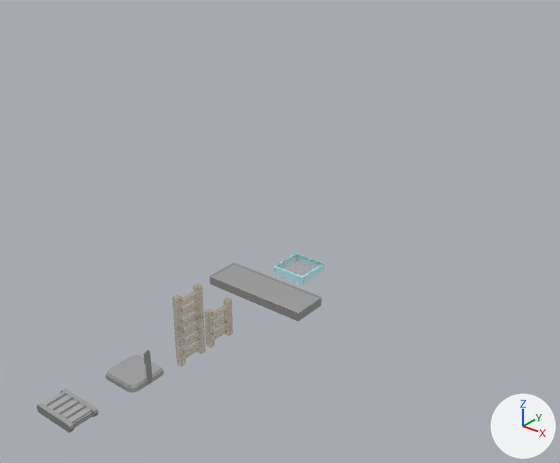
The FBX model Assets/_Visual/Models/level_1_objects.fbx: old version first, new version second.
Rendered twice from a camera (50 mm lens) standing at (22.7, -32.1, 20.8) and looking at (-3.1, 0.2, 0.8). Every picture has the same lights, and +X, +Y and +Z are marked at lower right.

Objects in the first picture: 'conveyor_short', 'farmPlot_1x1', 'farmPlot_1x3', 'storagePallet'.
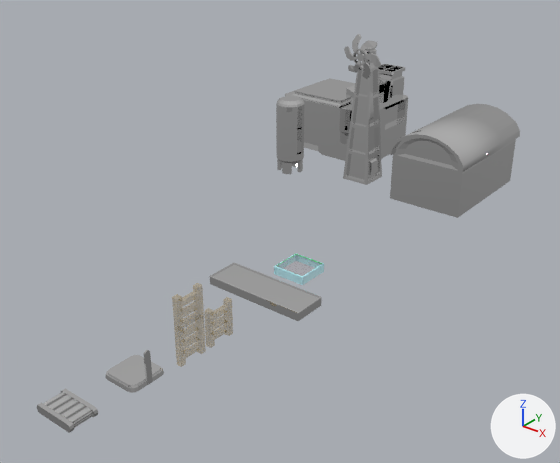
The newer file is also turned or shifted as a whole; pictures and numbers use the older file's frame.

Boxes (x1, y1, x2, y2) around the edits, measured in the pictures (560 x 463 px):
'barn', added
    after: (389, 104, 520, 218)
'processingStorage', added
    after: (285, 64, 408, 161)
'windmill_small', added
    after: (343, 48, 382, 185)
'silo', added
    after: (276, 96, 305, 174)
'windmill_wheel', added
    after: (344, 34, 381, 79)

What changed in the scene script:
```text
Add me_cylinder_001:
    me_cylinder_001.from_pydata(...)  # 144 vertices, 158 faces; spans x -1.46..1.46, y -0.11..0.3, z -1.44..1.43
    me_cylinder_001.materials.append(mat_imphenziapixpal)  # its picture is missing
Add me_cube_001:
    me_cube_001.from_pydata(...)  # 295 vertices, 242 faces; spans x -2.65..2.65, y -4.28..4.28, z 0.0..5.04
    me_cube_001.materials.append(mat_imphenziapixpal)  # its picture is missing
Add me_cube_007:
    me_cube_007.from_pydata(...)  # 295 vertices, 265 faces; spans x -4.0..4.0, y -3.0..3.0, z 0.0..6.17
    me_cube_007.materials.append(mat_imphenziapixpal)  # its picture is missing
Add me_cylinder_002:
    me_cylinder_002.from_pydata(...)  # 160 vertices, 138 faces; spans x -1.12..1.0, y -1.0..1.0, z 0.0..5.34
    me_cylinder_002.materials.append(mat_imphenziapixpal)  # its picture is missing
Add me_cube_004:
    me_cube_004.from_pydata(...)  # 415 vertices, 394 faces; spans x -1.0..1.0, y -1.0..1.0, z 0.0..9.46
    me_cube_004.materials.append(mat_imphenziapixpal)  # its picture is missing
Add ob_windmill_wheel:
    ob_windmill_wheel = bpy.data.objects.new('windmill_wheel', me_cylinder_001)
    ob_windmill_wheel.location = (-5.0, 11.03, 8.8)
Add ob_barn:
    ob_barn = bpy.data.objects.new('barn', me_cube_001)
    ob_barn.location = (1.0, 14.0, 0.0)
Add ob_processingstorage:
    ob_processingstorage = bpy.data.objects.new('processingStorage', me_cube_007)
    ob_processingstorage.location = (-10.0, 17.0, 0.0)
Add ob_silo:
    ob_silo = bpy.data.objects.new('silo', me_cylinder_002)
    ob_silo.location = (-10.0, 10.0, 0.0)
Add ob_windmill_small:
    ob_windmill_small = bpy.data.objects.new('windmill_small', me_cube_004)
    ob_windmill_small.location = (-5.0, 12.0, 0.0)
```
